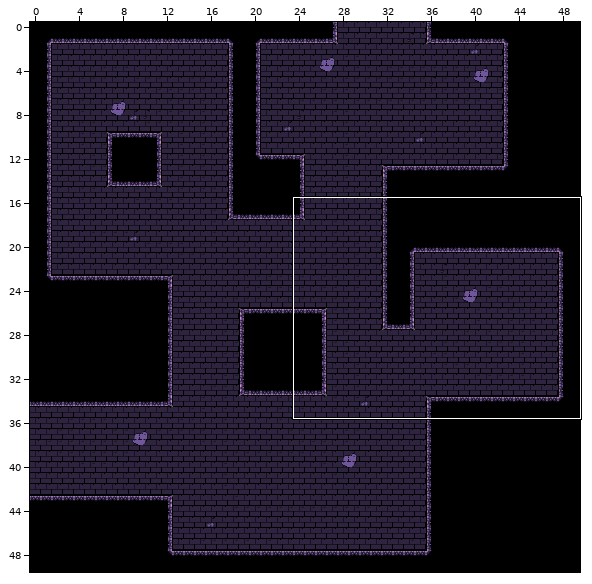
Two states of a Tiled map, src/main/resources/maps/map2.tmx. Above: a wide view before the commit, with the close-up outlined.
Close-up. As it was:
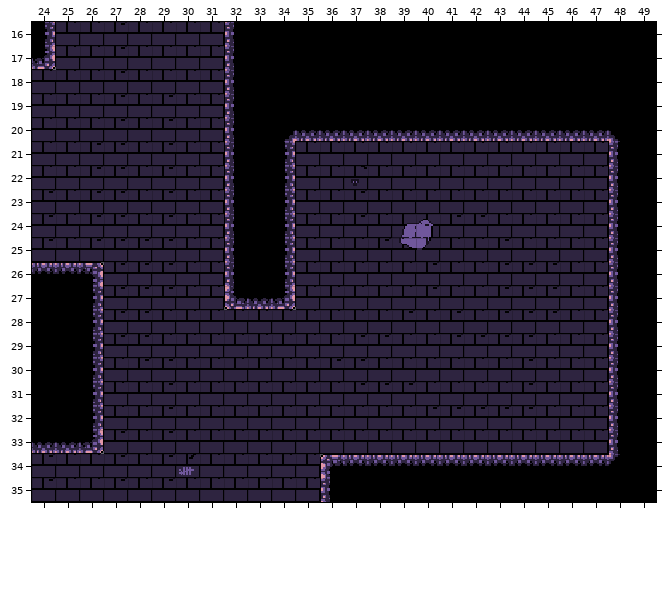
Cells are 16x16 px. Shown: x 24..49, y 16..35. The commit also changed other parts of the map, which this record leaves out.
After:
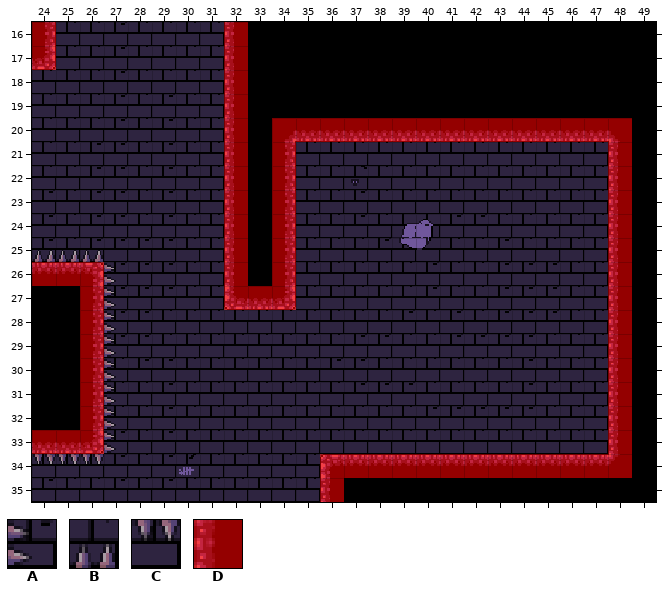
Key: from "16x16 dungeon tiles (2)": A 11, B 27, C 28; from "red_image_16x16": D 0.
_ is an empty cell.
Tiles of an added or newly shown layer are drawn over the layers below it.
See-through tiles are keyed as they look on the map.
Changes in this commit:
{"where": "layer \"Collision\" (added)"}
{"y":16,"x":24,"old":"_","new":"D"}
{"y":16,"x":32,"old":"_","new":"D"}
{"y":17,"x":24,"old":"_","new":"D"}
{"y":17,"x":32,"old":"_","new":"D"}
{"y":18,"x":32,"old":"_","new":"D"}
{"y":19,"x":32,"old":"_","new":"D"}
{"y":20,"x":32,"old":"_","new":"D"}
{"y":20,"x":34,"old":"_______________","new":"DDDDDDDDDDDDDDD"}
{"y":21,"x":32,"old":"_","new":"D"}
{"y":21,"x":34,"old":"_","new":"D"}
{"y":21,"x":48,"old":"_","new":"D"}
{"y":22,"x":32,"old":"_","new":"D"}
{"y":22,"x":34,"old":"_","new":"D"}
{"y":22,"x":48,"old":"_","new":"D"}
{"y":23,"x":32,"old":"_","new":"D"}
{"y":23,"x":34,"old":"_","new":"D"}
{"y":23,"x":48,"old":"_","new":"D"}
{"y":24,"x":32,"old":"_","new":"D"}
{"y":24,"x":34,"old":"_","new":"D"}
{"y":24,"x":48,"old":"_","new":"D"}
{"y":25,"x":24,"old":"___","new":"BBB"}
{"y":25,"x":32,"old":"_","new":"D"}
{"y":25,"x":34,"old":"_","new":"D"}
{"y":25,"x":48,"old":"_","new":"D"}
{"y":26,"x":24,"old":"____","new":"DDDA"}
{"y":26,"x":32,"old":"_","new":"D"}
{"y":26,"x":34,"old":"_","new":"D"}
{"y":26,"x":48,"old":"_","new":"D"}
{"y":27,"x":26,"old":"__","new":"DA"}
{"y":27,"x":32,"old":"___","new":"DDD"}
{"y":27,"x":48,"old":"_","new":"D"}
{"y":28,"x":26,"old":"__","new":"DA"}
{"y":28,"x":48,"old":"_","new":"D"}
{"y":29,"x":26,"old":"__","new":"DA"}
{"y":29,"x":48,"old":"_","new":"D"}
{"y":30,"x":26,"old":"__","new":"DA"}
{"y":30,"x":48,"old":"_","new":"D"}
{"y":31,"x":26,"old":"__","new":"DA"}
{"y":31,"x":48,"old":"_","new":"D"}
{"y":32,"x":26,"old":"__","new":"DA"}
{"y":32,"x":48,"old":"_","new":"D"}
{"y":33,"x":24,"old":"____","new":"DDDA"}
{"y":33,"x":48,"old":"_","new":"D"}
{"y":34,"x":24,"old":"___","new":"CCC"}
{"y":34,"x":36,"old":"_____________","new":"DDDDDDDDDDDDD"}
{"y":35,"x":36,"old":"_","new":"D"}
{"label":"added","picture_box":[32,22,56,70]}
{"label":"added","picture_box":[224,22,632,502]}
{"label":"added","picture_box":[32,250,116,464]}
